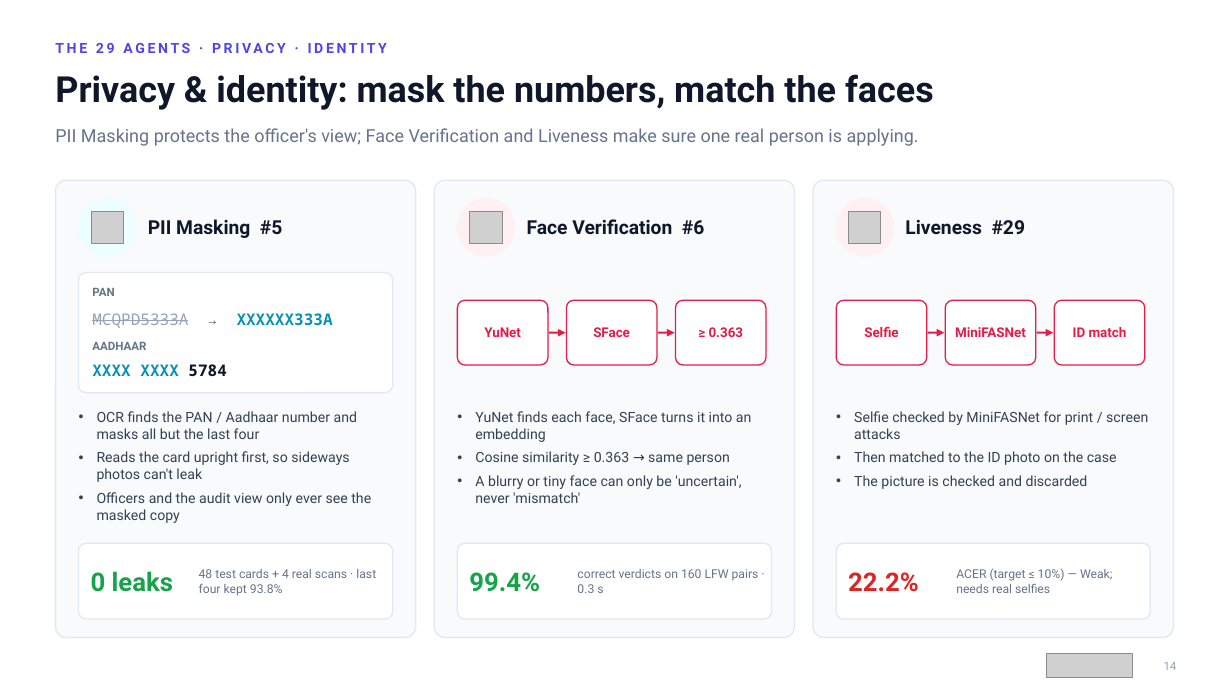
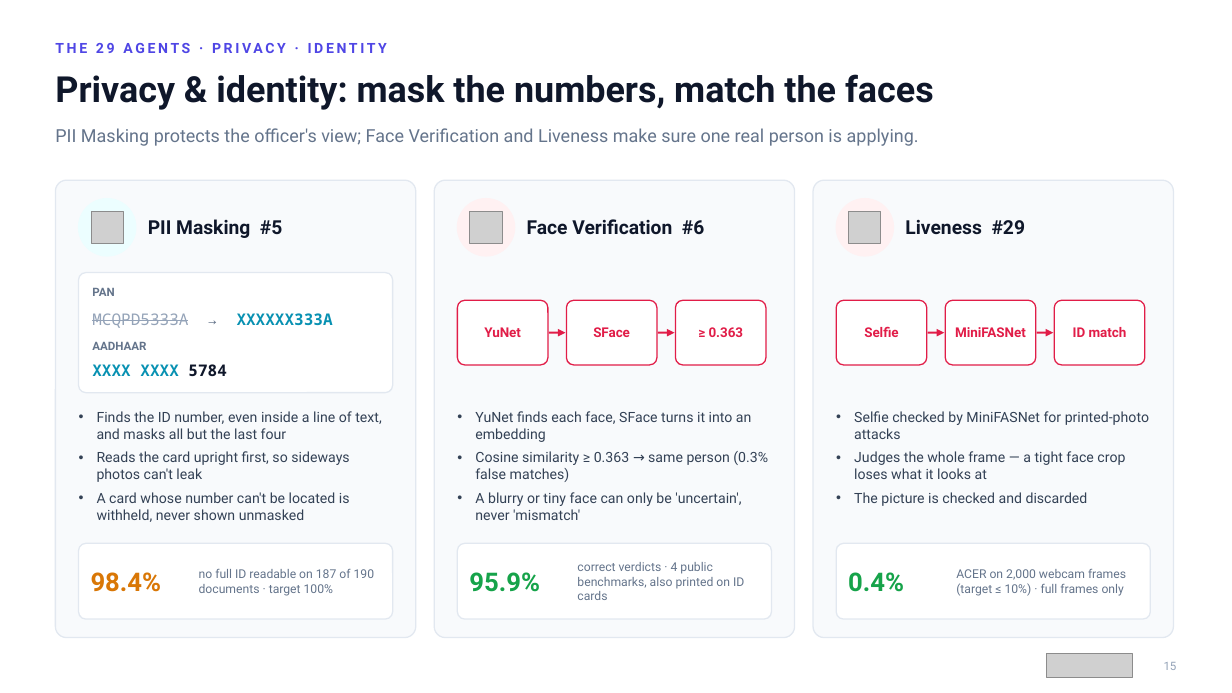
Before and after one commit to ShreyasBile/FinSight, a slide deck: slide 15 of docs/reports/07-FinSight-Project-Presentation.pptx (slide 14 before the commit). Drawn at 1232x693 pixels with LibreOffice and Linux fonts; fonts in the diff are those of the drawing; grey boxes stand for pictures. Boxes give left, top, right and bottom in pixels: in the first picture for what was removed or moved away, otherwise in the second. Text is boxed around its words. In the diff, an @@ line names an element or a change of style, - is before the commit and + after.

```diff
--- a/docs/reports/07-FinSight-Project-Presentation.pptx
+++ b/docs/reports/07-FinSight-Project-Presentation.pptx
@@ text at [97,411,382,439]: text changed @@
-• OCR finds the PAN / Aadhaar number and masks all but the last four
+• Finds the ID number, even inside a line of text, and masks all but the last four
@@ text at [854,411,1149,479]: text changed @@
-• Selfie checked by MiniFASNet for print / screen attacks
-• Then matched to the ID photo on the case
+• Selfie checked by MiniFASNet for printed-photo attacks
+• Judges the whole frame — a tight face crop loses what it looks at
@@ text at [475,451,768,482]: text changed @@
-• Cosine similarity ≥ 0.363 → same person
+• Cosine similarity ≥ 0.363 → same person (0.3% false matches)
@@ text at [97,492,350,522]: text changed @@
-• Officers and the audit view only ever see the masked copy
+• A card whose number can't be located is withheld, never shown unmasked
@@ text at [199,569,375,596]: text changed @@
-48 test cards + 4 real scans · last four kept 93.8%
+no full ID readable on 187 of 190 documents · target 100%
@@ text at [577,562,744,600]: text changed @@
-correct verdicts on 160 LFW pairs · 0.3 s
+correct verdicts · 4 public benchmarks, also printed on ID cards
@@ text at [956,569,1126,596]: text changed @@
-ACER (target ≤ 10%) — Weak; needs real selfies
+ACER on 2,000 webcam frames (target ≤ 10%) · full frames only
@@ text at [91,572,162,592]: text changed; text colour #16A34A to #D97706 @@
-0 leaks
+98.4%
@@ text at [469,572,540,592]: text changed @@
-99.4%
+95.9%
@@ text at [848,572,904,592]: text changed; text colour #DC2626 to #16A34A @@
-22.2%
+0.4%
@@ text at [1164,662,1177,670]: text changed @@
-14
+15
```
Also in this commit, not shown: 36 other slides changed, 4 slides added, 1 slide removed, 26 other files.
